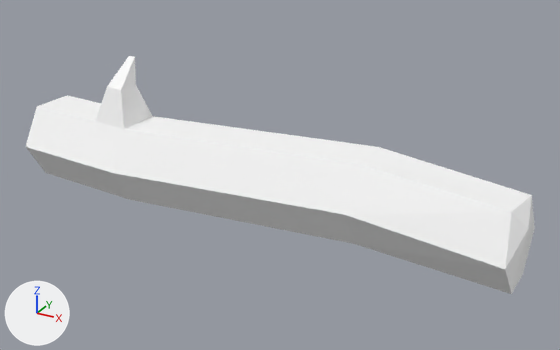
What one commit did to the glTF model public/assets/models/nature/branch_01.glb.
Before and after are seen from a 50 mm camera at (1.097, -4.146, 0.495) aimed at (0.605, -3.253, 0.048). Lighting does not change. The marker at lower left points along +X, +Y and +Z. The older version comes first. Where no turn or scale is listed for an object, it has been applied to the vertices.

The older version as bpy lines, for what is in view:
```python
mat_nature_mat_01 = principled_material('Nature_Mat_01')
mat_nature_mat_01.base_color = (1.0, 1.0, 1.0)  # white #ffffff
me_cylinder_003 = bpy.data.meshes.new('Cylinder.003')
me_cylinder_003.from_pydata(...)  # 35 vertices, 66 faces; spans x -0.409..0.405, y -0.073..0.076, z -0.06..0.15
me_cylinder_003.materials.append(mat_nature_mat_01)  # white #ffffff
ob_branch_01 = bpy.data.objects.new('Branch_01', me_cylinder_003)
ob_branch_01.location = (0.5568, -3.2662, 0.0352)
```
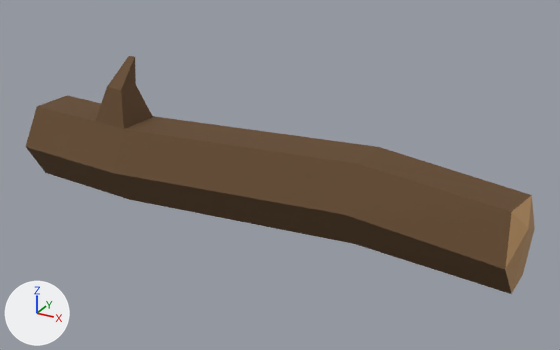
The newer file is also turned or shifted as a whole; pictures and numbers use the older file's frame.

Where the change shows, as pixel boxes [x1, y1, x2, y2] in the pictures (560 x 350 px):
'Branch_01', surface changed (white to brown): [26, 56, 535, 294] in both

The change in detail:
Picture 'SimpleNature_Texture_01' (img_simplenature_texture_01) is new.
In material 'Nature_Mat_01' (mat_nature_mat_01), base_color is no longer (1.0, 1.0, 1.0), white #ffffff.
In material 'Nature_Mat_01' (mat_nature_mat_01), texture is now set to img_simplenature_texture_01.
In material 'Nature_Mat_01' (mat_nature_mat_01), roughness goes from 0.5 to 0.85.
